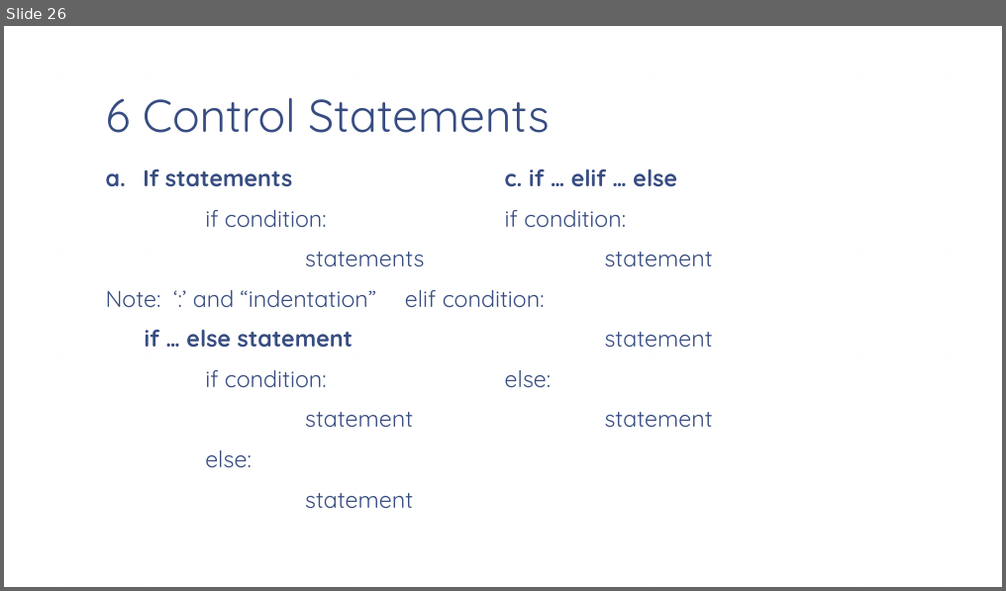
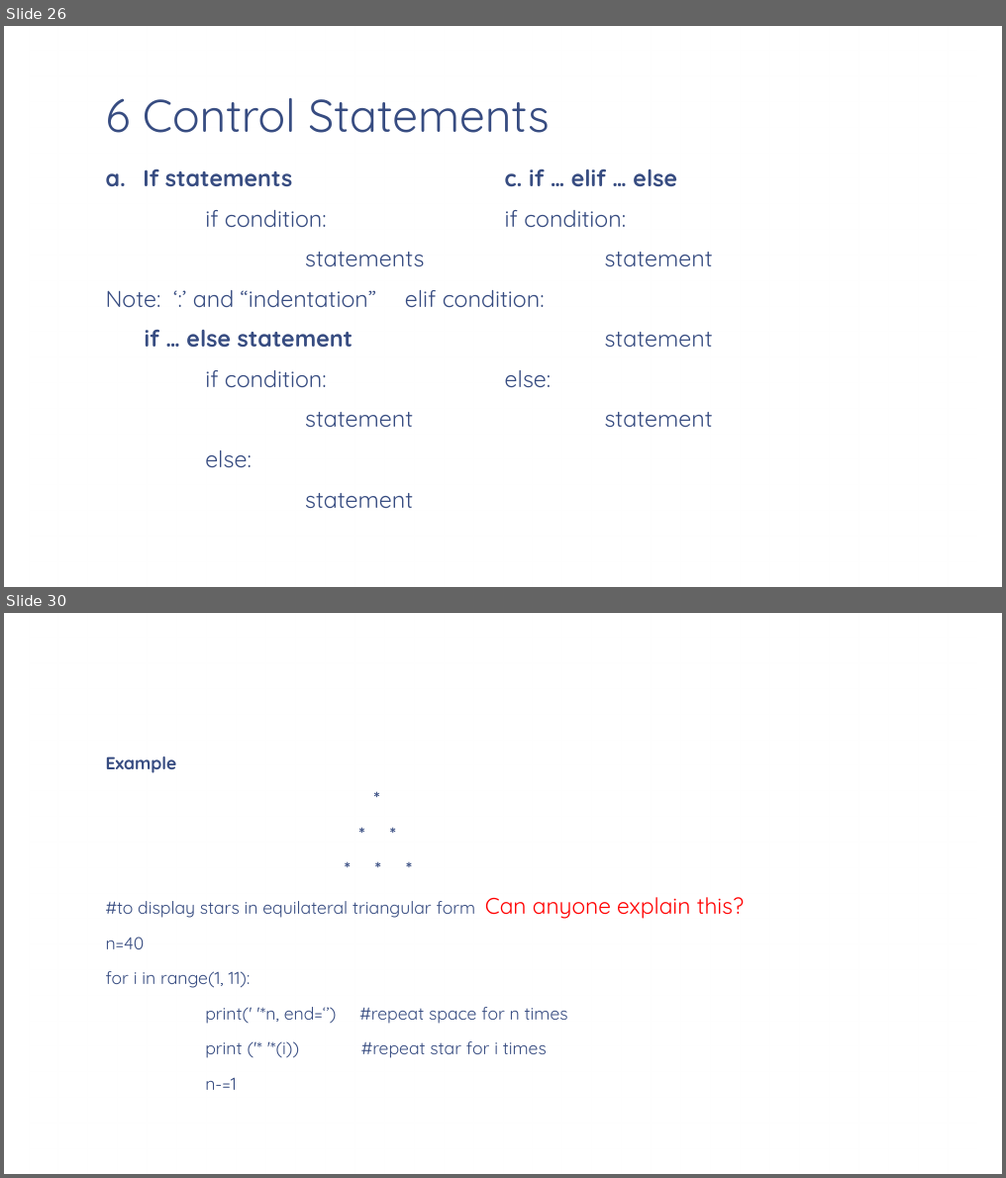
Before and after one commit to vaishnavi-consultants/Computer-Science, a slide deck: Python/Session2/PPT/Python_Fundamentals(Notes).pptx. Shown one above the other, each under a label of ours: slide 26 before the commit, slides 26 and 30 after it; the slides between them are not shown. The pictures are 1006x591 and 1006x1178 pixels, drawn with LibreOffice and Linux fonts; fonts in the diff are those of the drawing; background and template pictures are left out. Boxes give left, top, right and bottom in pixels: in the first picture for what was removed or moved away, otherwise in the second. Text is boxed around its words. In the diff, an @@ line names an element or a change of style, - is before the commit and + after.

```diff
--- a/Python/Session2/PPT/Python_Fundamentals(Notes).pptx
+++ b/Python/Session2/PPT/Python_Fundamentals(Notes).pptx
@@ slide 30 added at [4, 613, 1002, 1174], background picture (left out); not listed: 1 template element that a slide beside it also shows @@
@@ text added at [106, 757, 744, 1090], 16.8 pt, text #374C81 @@
+Example
+*
+* *
+* * *
+#to display stars in equilateral triangular form Can anyone explain this?
+n=40
+for i in range(1, 11):
+print(' '*n, end=‘’) #repeat space for n times
+print ('* '*(i)) #repeat star for i times
+n-=1
```
Also in this commit, not shown: 5 slides changed, 4 other slides added.
